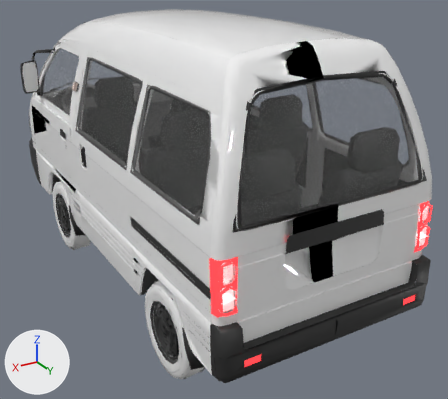
Before and after pictures for a commit that changed the glTF model public/assets/traffic_damas.glb.
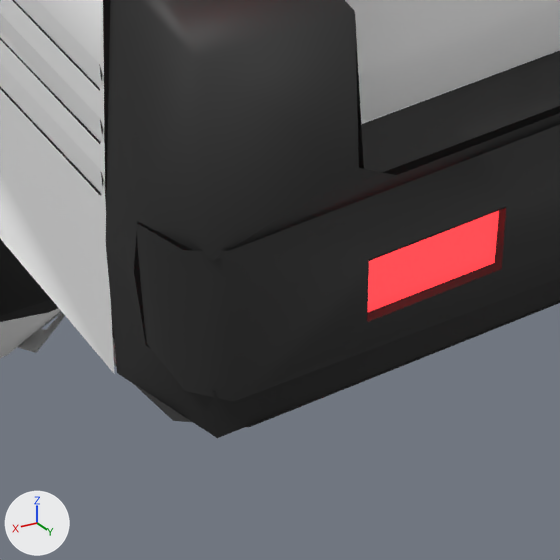
The first picture shows the older version from a camera (50 mm lens) standing at (1.92, 3.82, 2.4) and looking at (-0.2, 0.28, 0.64). The close-ups show the older and then the newer version on the part from 44% to 60% of the width and 82% to 100% of the height of that picture. Only the edits that show in the close-ups are written down. The lights are fixed; the arrows at lower left show +X, +Y and +Z. Where no turn or scale is listed for an object, it has been applied to the vertices.

The first close-up shows 'Damas'.
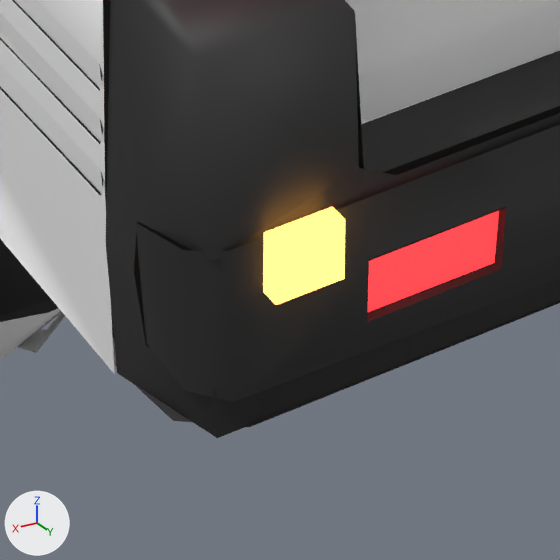
Changed parts and their boxes [x1, y1, x2, y2] in the close-ups (560 x 560 px):
'damas_BlinkR', added
    after: [263, 207, 345, 305]

The change in detail:
Material 'TBlink' (mat_tblink) is new.
Its base color is (0.08, 0.03, 0.0) (brown #503000).
Its emission color is (1.0, 0.45, 0.08) (orange #ffb350).
Its emission strength is 4.0.
Mesh me_cube is new.
It is a box spanning x -1.0..1.0, y -1.0..1.0, z -1.0..1.0.
It uses material mat_tblink (brown #503000, glowing orange #ffb350).
Object 'damas_BlinkR' (ob_damas_blinkr) is new; it shows me_cube.
Its location is (0.62, 1.7592, 0.52).
Its scale is (0.025, 0.0075, 0.0225).
